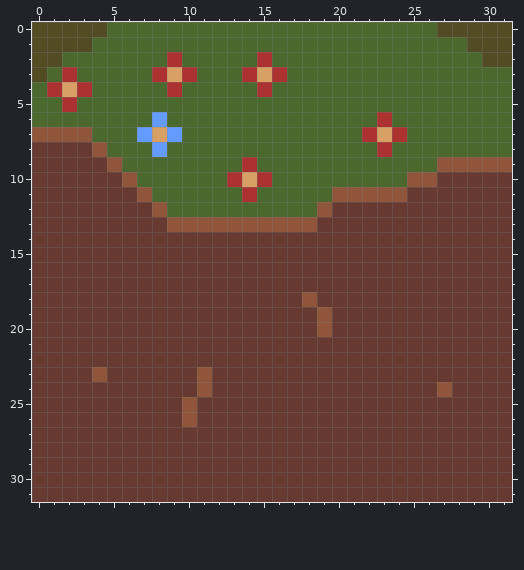
Pixel-art sprite, stored at study-case-platform/assets/sprites/terra_32x32.png. Above is the file before it was changed.
The file is 32x32 pixels.
New version:
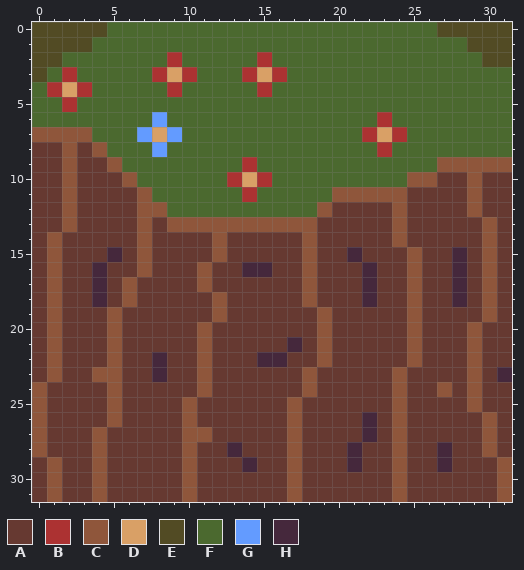
Palette (. is transparent): A #663931  B #ac3232  C #8f563b  D #d9a066  E #524b24  F #4b692f  G #639bff  H #45283c
Diff:
Changed rows in their new state; - is an unchanged pixel.
first column x 0:
 8 --C-----------------------------
 9 --C-----------------------------
10 --C--------------------------C--
11 --C--------------------------C--
12 --C----C----------------C----C--
13 --C----C----------------C-----C-
14 -C-----C----C-----C-----C-----C-
15 -C---H-C----C-----C--H---C--H-C-
16 -C--H--C---C--HH--C---H--C--H-C-
17 -C--H-C----C------C---H--C--H-C-
18 -C--H-C-----C---------H--C--H-C-
19 -C---C------C------------C----C-
20 -C---C-----C-------------C---C--
21 -C---C-----C-----H-C-----C---C--
22 -C---C--H--C---HH--C-----C---C--
23 -C---C--H---------C-----C----C-H
24 C----C------------C-----C----C--
25 C----C-----------C------C----C--
26 C----C-----------C----H-C-----C-
27 C---C-----CC-----C----H-C-----C-
28 C---C-----C--H---C---H--C--H--C-
29 -C--C-----C---H--C---H--C--H---C
30 -C--C-----C------C------C------C
31 -C--C-----C------C------C------C
Changed places in both pictures, as pixel boxes (x1, y1, x2, y2):
changed: (32, 142, 512, 502)
